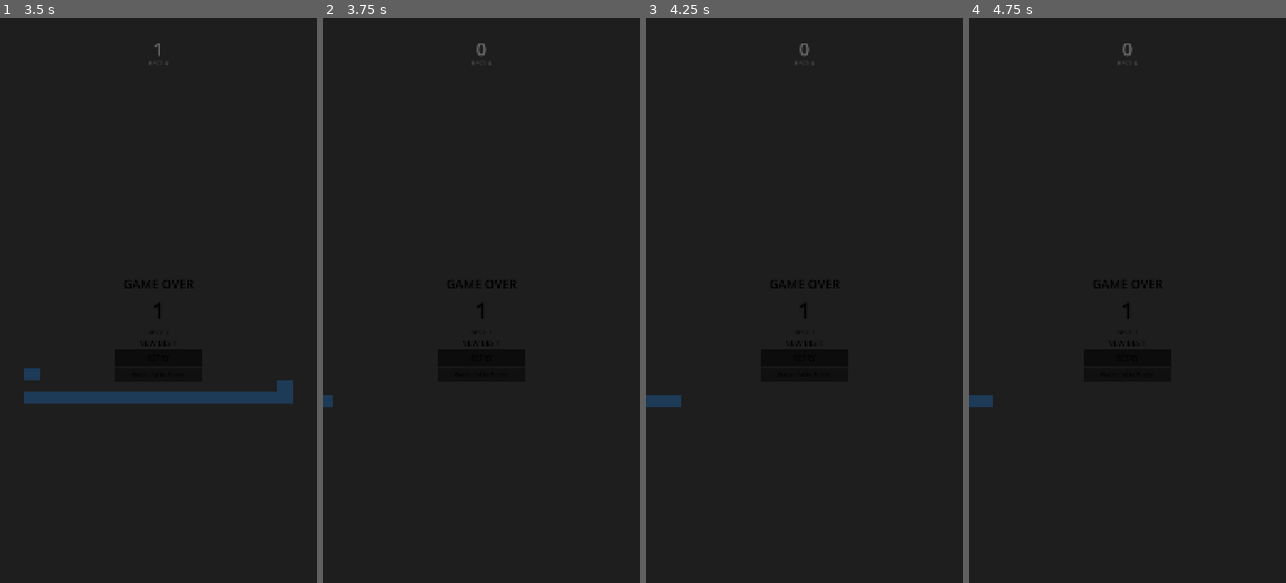
Above: before the commit, frames 1-4 (left to right).
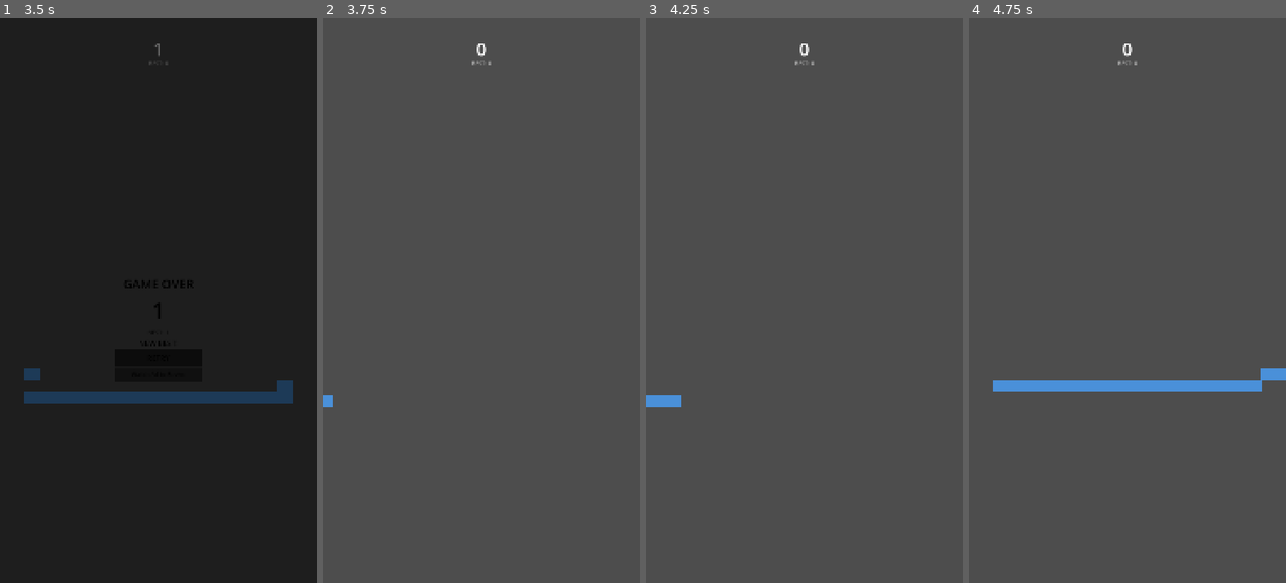
Above: after the commit, the same moments.

Repository: Syed-Saad-Ali-GIT/stack-panic
Game: Godot game, scene res://scenes/Main.tscn
The game is run twice, just before and just after one commit, with the same random seed, the same clock (stepped at 60 frames per second) and the same inputs.
Inputs (mouse positions are in pixels of both pictures, inside the frame that each line leads up to):
- Up to frame 1 (3.5 s): tap Enter at 0.5, 2.75 s; move the mouse to (228, 272) at 0.52 s; click (228, 272) at 0.67 s; move the mouse to (95, 328) at 1.27 s; click (95, 328) at 1.42 s; tap Space at 2 s; move the mouse to (190, 176) at 2.02 s; click (190, 176) at 2.17 s; move the mouse to (142, 413) at 2.77 s; click (142, 413) at 2.92 s
- Up to frame 2 (3.75 s): click "RETRY" at 3.5 s
- Up to frame 3 (4.25 s): no input
- Up to frame 4 (4.75 s): click (1127, 357) at 4.25 s, where only the run before the commit has a clickable "RETRY"

Frame 1 is identical in both runs. In frame 2, 100% of the frame differs, in the area x 0-100%, y 0-100%; in frame 3, 100%; in frame 4, 100%.

Commit message:
Hide death overlay on retry
Made-with: Cursor

Diff:
--- a/scenes/Game.tscn
+++ b/scenes/Game.tscn
@@ -56,6 +56,8 @@
 	if current_block:
 		current_block.queue_free()
 		current_block = null
+	# Retry should immediately dismiss the overlay.
+	death_screen.hide_death()
 	score = 0
 	perfect_streak = 0
 	combo_active = false
